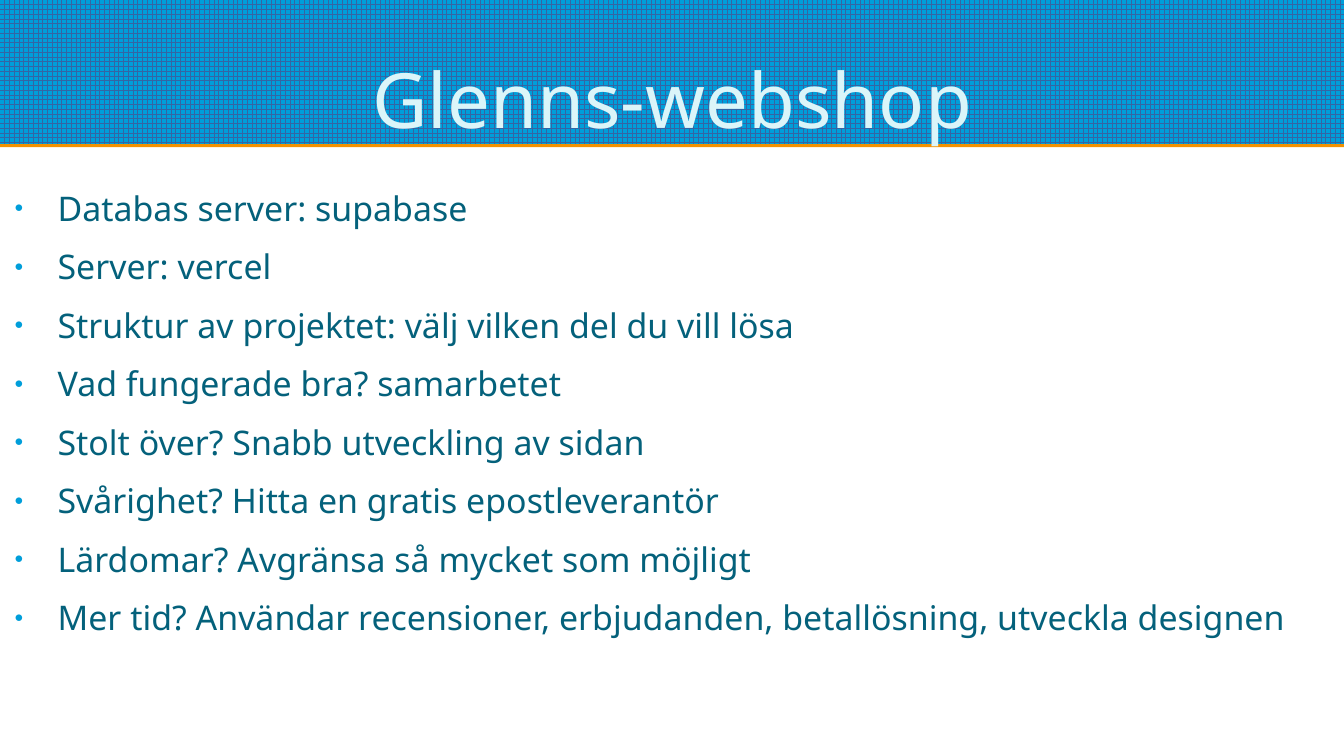
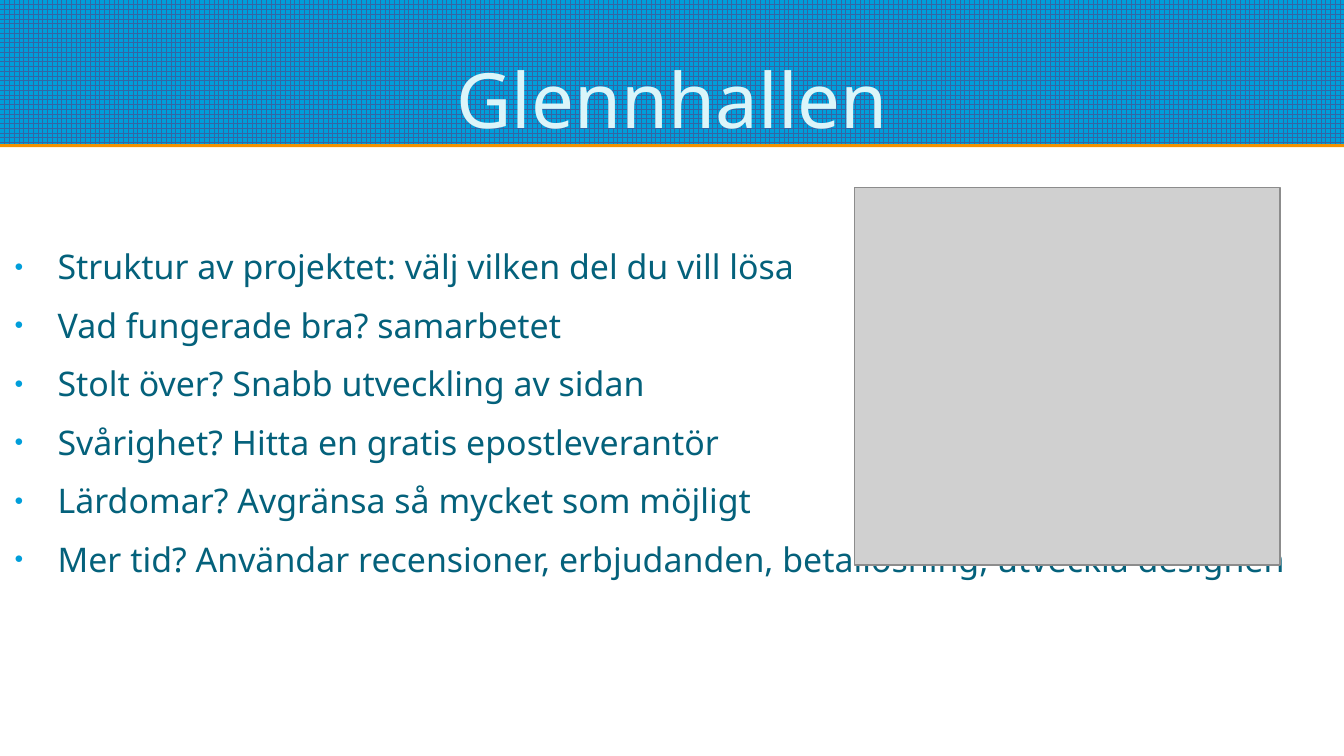
Before and after one commit to pontusOlssonGit/glenns-webshop, a slide deck: slide 4 of redovisning.odp. Drawn at 1344x756 pixels with LibreOffice and Linux fonts; fonts in the diff are those of the drawing; grey boxes stand for pictures. Boxes give left, top, right and bottom in pixels: in the first picture for what was removed or moved away, otherwise in the second. Text is boxed around its words. In the diff, an @@ line names an element or a change of style, - is before the commit and + after.

```diff
--- a/redovisning.odp
+++ b/redovisning.odp
@@ title at (x1=456, y1=57, x2=888, y2=148): text changed @@
-Glenns-webshop
+Glennhallen
@@ text at (x1=58, y1=195, x2=467, y2=280): paragraphs removed @@
-● Databas server: supabase
-● Server: vercel
@@ picture added at (x1=855, y1=188, x2=1281, y2=566) @@
```
Also in this commit, not shown: 9 other slides changed, 1 slide added, 4 other files.
